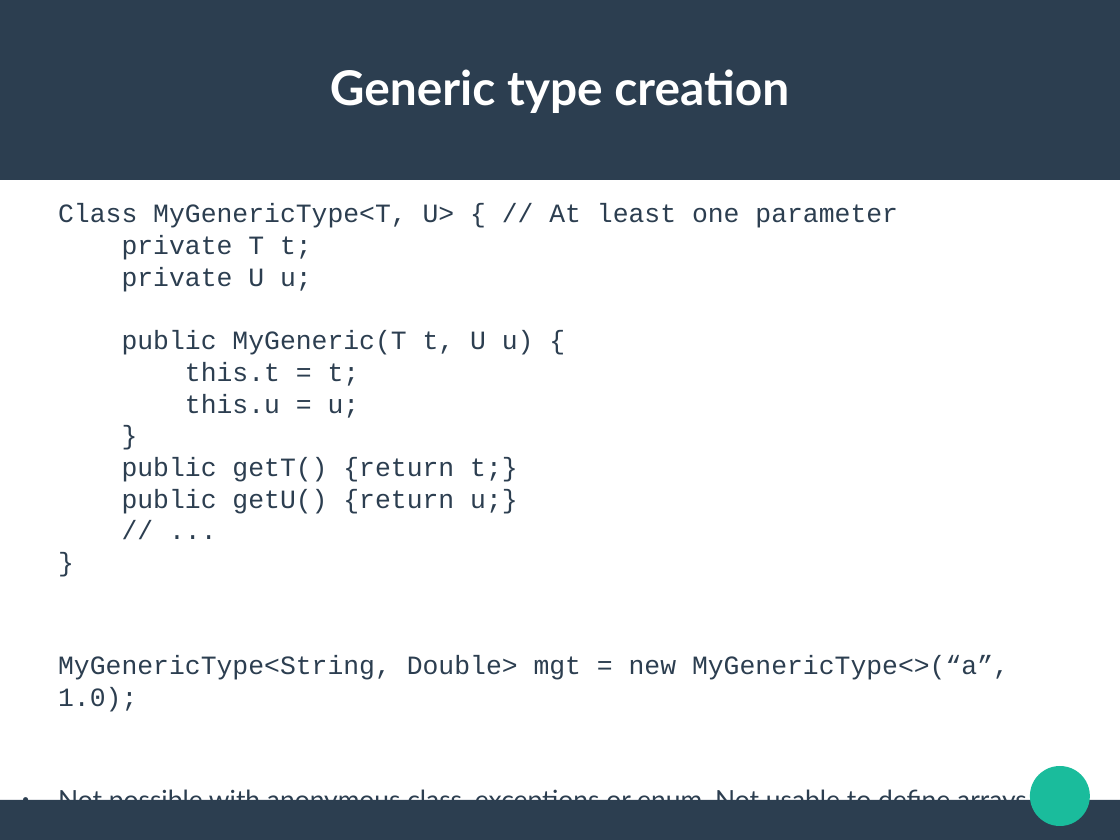
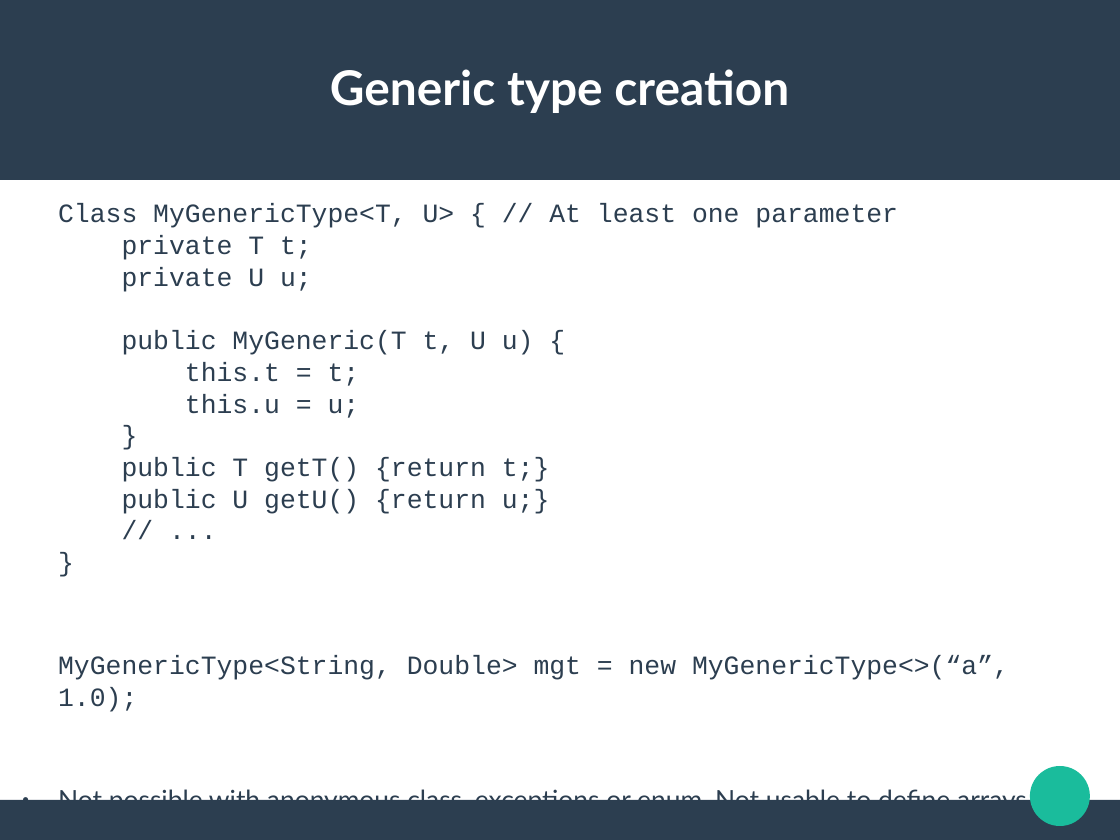
Before and after one commit to jldelarbre/lectureNotes, a slide deck: slide 4 of Slides/specialIssues/si1/ParameterizedTypes.odp. Drawn at 1120x840 pixels with LibreOffice and Linux fonts; fonts in the diff are those of the drawing. Boxes give left, top, right and bottom in pixels: in the first picture for what was removed or moved away, otherwise in the second. Text is boxed around its words. In the diff, an @@ line names an element or a change of style, - is before the commit and + after.

Commit message:
Finish to complete generic course

```diff
--- a/Slides/specialIssues/si1/ParameterizedTypes.odp
+++ b/Slides/specialIssues/si1/ParameterizedTypes.odp
@@ text at (58,204,898,514): text changed @@
-Class MyGenericType<T, U> { // At least one parameter
-private T t;
-private U u;
-public MyGeneric(T t, U u) {
-this.t = t;
-this.u = u;
-}
-public getT() {return t;}
-public getU() {return u;}
-// ...
-}
+Class MyGenericType<T, U> { // At least one parameter
+private T t;
+private U u;
+public MyGeneric(T t, U u) {
+this.t = t;
+this.u = u;
+}
+public T getT() {return t;}
+public U getU() {return u;}
+// ...
+}
```
Also in this commit, not shown: 9 other slides changed, 5 slides added, 8 other files.
